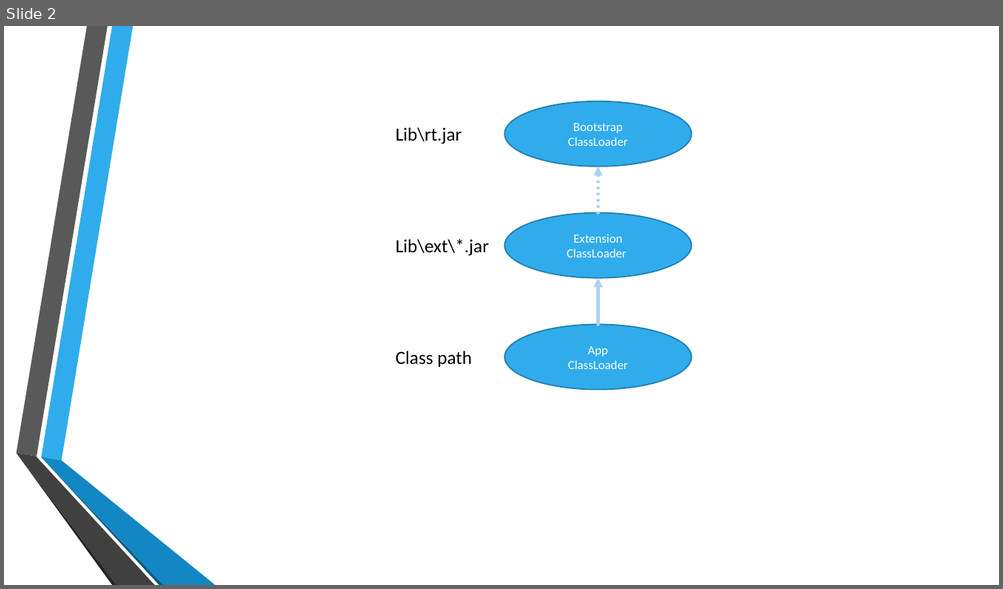
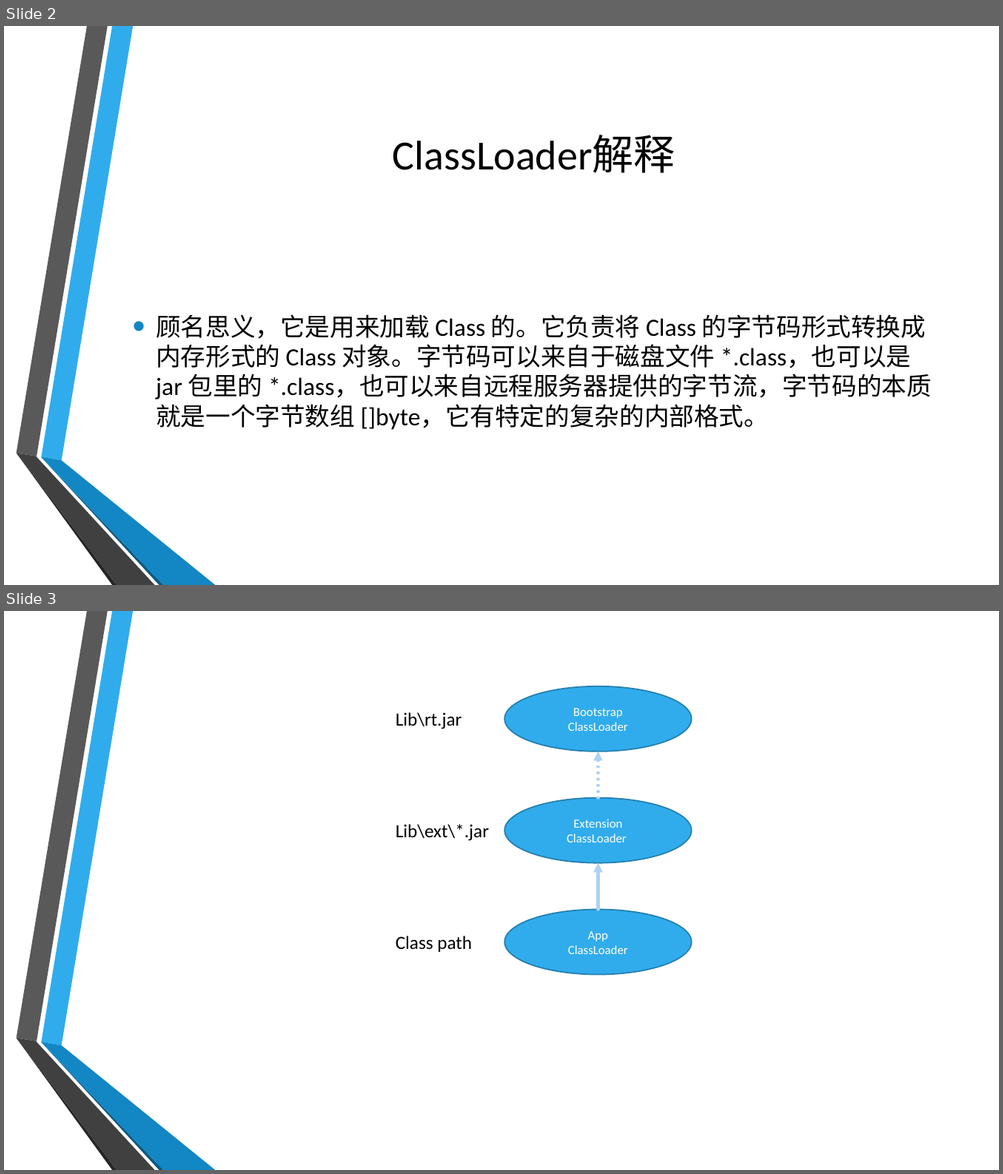
Before and after one commit to twfx7758/blchina, a slide deck: notebook/javaer/多线程/ppt/2.ClassLoader详解.pptx. Shown one above the other, each under a label of ours: slide 2 before the commit, slides 2 and 3 after it. The pictures are 1003x589 and 1003x1174 pixels, drawn with LibreOffice and Linux fonts; fonts in the diff are those of the drawing; background and template pictures are left out. Boxes give left, top, right and bottom in pixels: in the first picture for what was removed or moved away, otherwise in the second. Text is boxed around its words. In the diff, an @@ line names an element or a change of style, - is before the commit and + after.

```diff
--- a/notebook/javaer/多线程/ppt/2.ClassLoader详解.pptx
+++ b/notebook/javaer/多线程/ppt/2.ClassLoader详解.pptx
@@ slide 2 added at (4, 26, 999, 585), background picture (left out); not listed: 6 template elements that a slide beside it also shows @@
@@ title added at (392, 135, 675, 173), 40 pt, text #000000 @@
+ClassLoader解释
@@ text added at (156, 315, 931, 430), 24 pt, text #000000 @@
+• 顾名思义，它是用来加载 Class 的。它负责将 Class 的字节码形式转换成内存形式的 Class 对象。字节码可以来自于磁盘文件 *.class，也可以是 jar 包里的 *.class，也可以来自远程服务器提供的字节流，字节码的本质就是一个字节数组 []byte，它有特定的复杂的内部格式。
@@ what was slide 2 is now slide 3 @@
```
Also in this commit, not shown: 2 other files.
